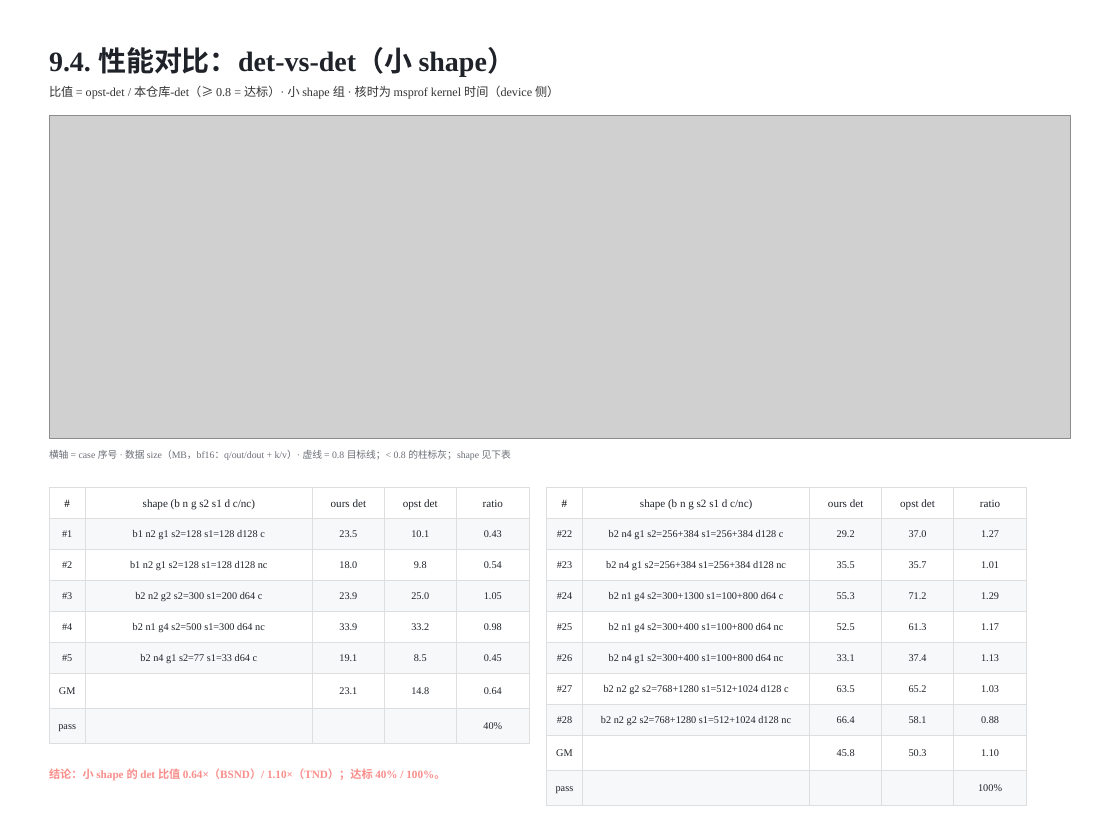
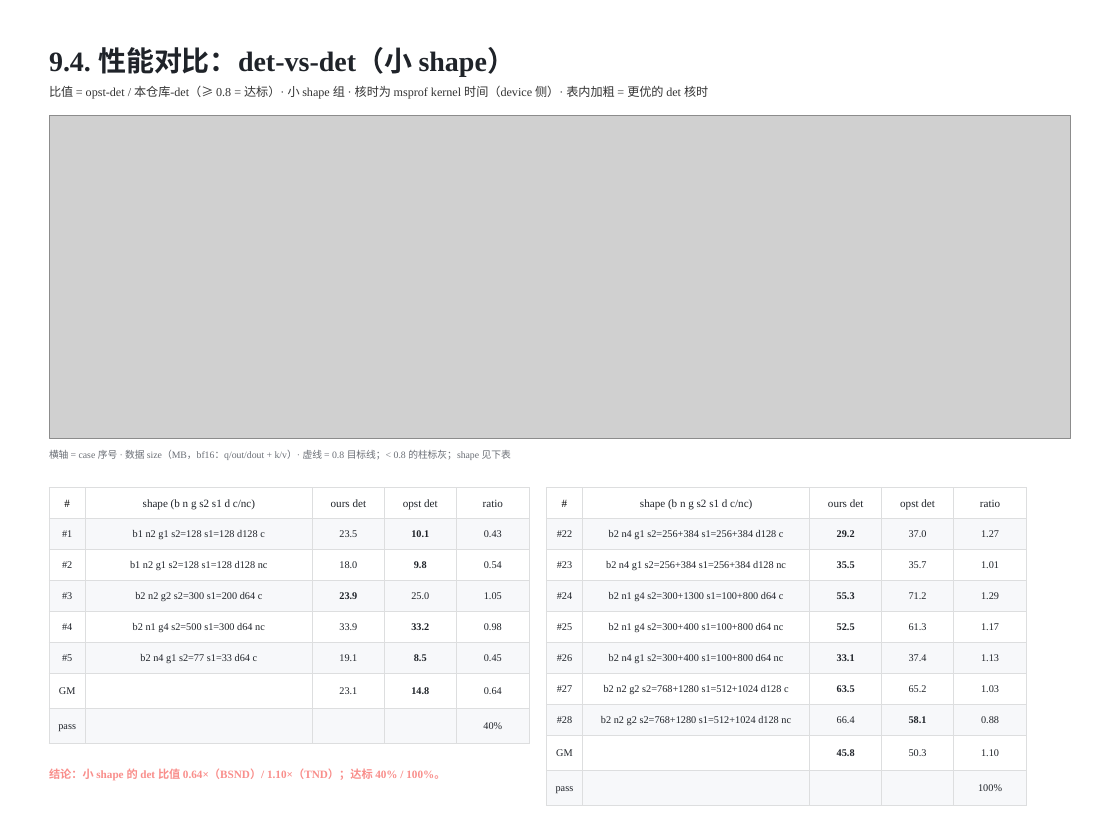
Before and after one commit to guomc9/SeeTen, a slide deck: slide 22 of cases/flash-attention-det-accum/out/v3-index-schedules.pptx. Drawn at 1120x840 pixels with LibreOffice and Linux fonts; fonts in the diff are those of the drawing; grey boxes stand for pictures. Boxes give left, top, right and bottom in pixels: in the first picture for what was removed or moved away, otherwise in the second. Text is boxed around its words. In the diff, an @@ line names an element or a change of style, - is before the commit and + after.

Commit message:
chapter 9 tables: bold the better of ours/opst for every det and nd column
- spec_table cells now parse the documented inline markers (**bold**, ==emph==)
  through _rich_segments, so a single cell can mark its winning value; check_cells
  keeps measuring the rendered run text.
- 9.4-9.6 (det-vs-det), 9.7-9.9 (nd-vs-nd) and 9.10/9.11 (detail, incl. the GM
  rows) bold the smaller kernel time of the ours/opst pair for det and nd
  separately; ratio columns and pass rows stay plain, and each page says what the
  bold means.  9.1-9.3 remain un-bolded because their cells are det/nd penalty
  ratios (the skill's rule is not to bold ratio rows).
- verified programmatically: all 115 data rows match min-of-pair bolding, no
  literal ** / == markers leak into any cell; deck 32 pages, 0 layout issues,
  check_case ALL PASS, verify_demo clean.

```diff
--- a/cases/flash-attention-det-accum/out/v3-index-schedules.pptx
+++ b/cases/flash-attention-det-accum/out/v3-index-schedules.pptx
@@ text at (x1=49, y1=86, x2=708, y2=99): text changed @@
-比值 = opst-det / 本仓库-det（≥ 0.8 = 达标）· 小 shape 组 · 核时为 msprof kernel 时间（device 侧）
+比值 = opst-det / 本仓库-det（≥ 0.8 = 达标）· 小 shape 组 · 核时为 msprof kernel 时间（device 侧）· 表内加粗 = 更优的 det 核时
@@ table at (x1=49, y1=488, x2=529, y2=735) @@
@@ bold on in "10.1", "9.8", "23.9", "33.2" and 2 more places @@
@@ table at (x1=546, y1=488, x2=1027, y2=797) @@
@@ bold on in "29.2", "35.5", "55.3", "52.5" and 4 more places @@
```
Also in this commit, not shown: 7 other slides changed, 2 other files.
